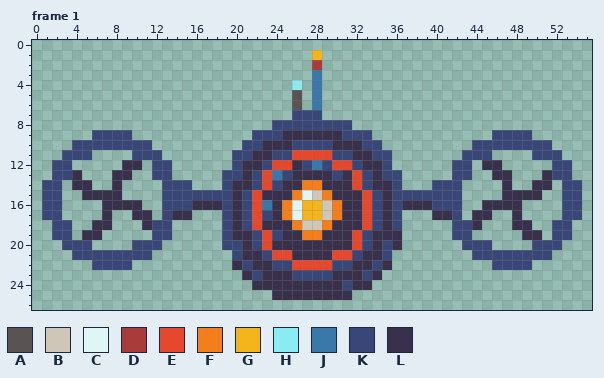
File history of a pixel-art file, Aseprite/drone_enemy.aseprite. Above: the version before the commit.
56x27 pixels, 1 frame. Shown: frame 1. The commit also changed other frames, which this record leaves out.
Palette (. is transparent): A #5a5353  B #cfc6b8  C #dff6f5  D #a93b3b  E #e6482e  F #f47e1b  G #f4b41b  H #8aebf1  J #3978a8  K #394778  L #39314b
Pixels before, frame 1, first column x 1:
 1 ...........................G..........................
 2 ...........................D..........................
 3 ...........................J..........................
 4 .........................H.J..........................
 5 .........................A.J..........................
 6 .........................A.J..........................
 7 .........................KKK..........................
 8 .......................KKKKKKKK.......................
 9 .....KKKK............KKKLLLLLLKKK............KKKK.....
10 ...KKKKKKKK.........KKLLLKKKKLLLKK.........KKKKKKKK...
11 ..KKK....KKK.......KKLLKKEEEEKKLLKK.......KKK....KKK..
12 .KK.....LL.KK......KLLKEELKJKEEKLLK......KK.LL.....KK.
13 .KKL...LL..KK.....KKLKEJKLLLLKLEKLKK.....KK..LL...LKK.
14 KK.LL..L....KKK...KLLKEKLLFFLLLEKLLK...KKK....L..LL.KK
15 KK..LLLL....KKKKKKKLKELLLFCBFLLLEKLKKKKKKK....LLLL..KK
16 KK....LLLL..KKKLLLKLKEJLFCGGBFLLEKLKLLLKKK..LLLL....KK
17 KK....L..LL.KLL...KLKEKLFCGGBFLLEKLK...LLK.LL..L....KK
18 .KK..LL...LKK.....KLKELLLFBBFLLLEKLK.....KKL...LL..KK.
19 .KK.LL.....KK.....KLLKEKLLFFLLLEKLLL.....KK.....LL.KK.
20 ..KKK....KKK......KKLKELLLLLLLLEKLKL......KKK....KKK..
21 ...KKKKKKKK........KLLKEELLLLEEKLLK........KKKKKKKK...
22 .....KKKK..........LKLLKKEEEEKKLLKL..........KKKK.....
23 ....................LKLLLKKKKLLLKL....................
24 .....................LLLLLLLLLKLL.....................
25 .......................LLLLLLLL.......................
The same view after the edit:
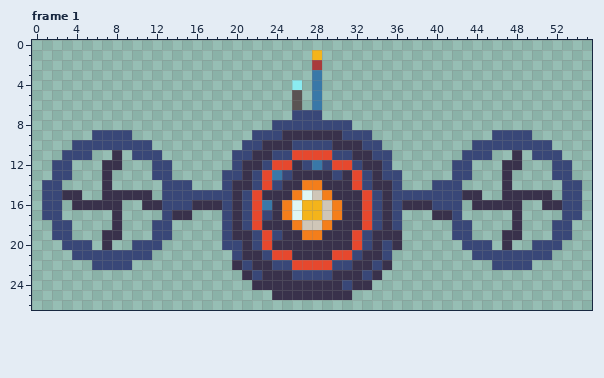
Changes in this commit:
Changed rows in their new state; - is an unchanged pixel.
Frame 1:
first column x 3:
11 -----L---------------------------------------L----
12 ----LL..----------------------------------..LL----
13 -.--L..------------------------------------.----.-
14 -..-L.-----------------------------------------..-
15 LL..--LLL-------------------------------LL------L-
16 -LLL--..LL-------------------------------L------LL
17 ----.L-..--------------------------------..-------
18 ---..L--.--------------------------------.----.---
19 --..LL--------------------------------------LL..--
20 ----L---------------------------------------L-----
